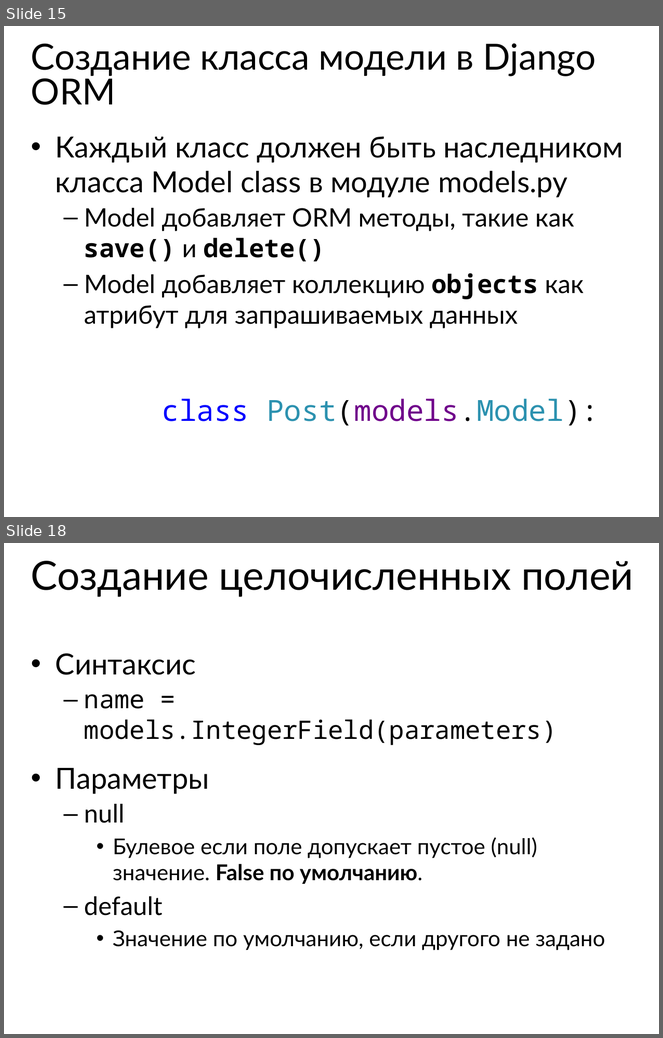
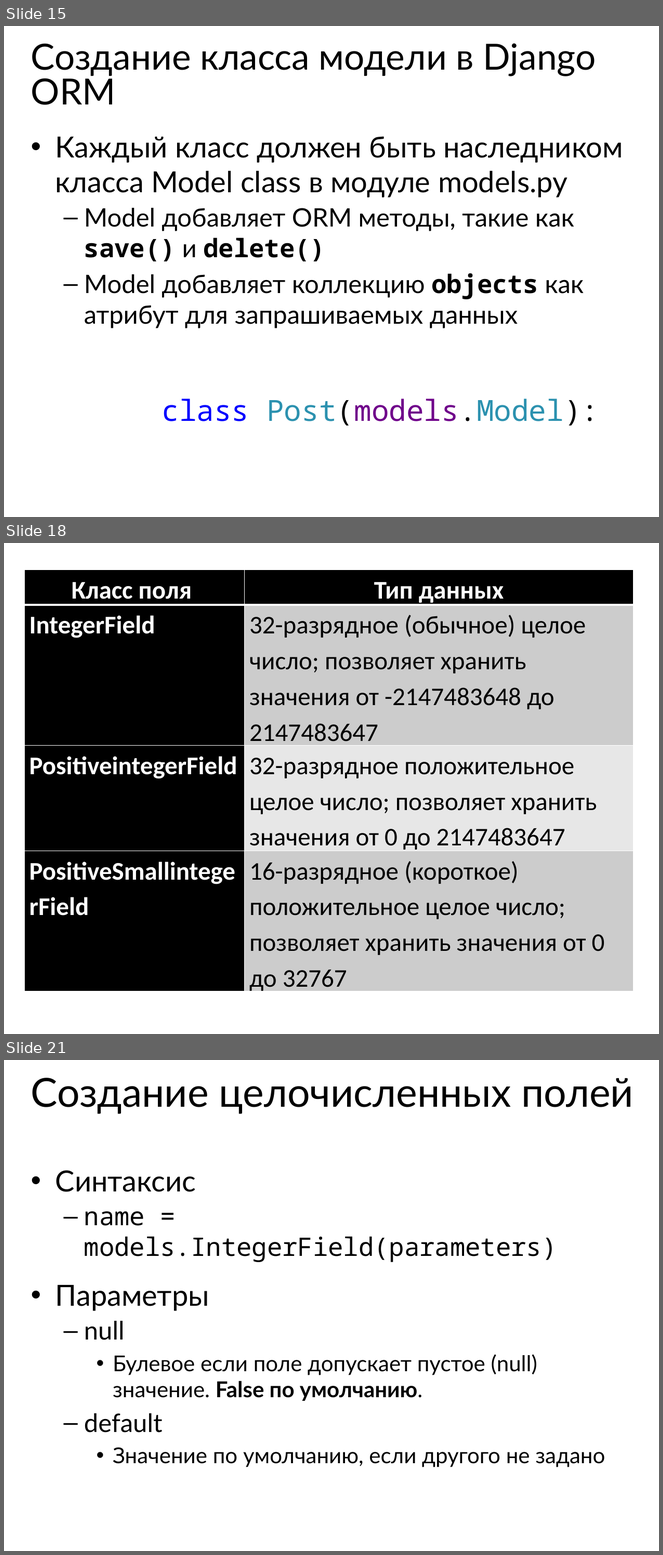
Before and after one commit to maxchv/LearnPython, a slide deck: week12/Models.pptx. Shown one above the other, each under a label of ours: slides 15 and 18 before the commit, slides 15, 18 and 21 after it; the slides between them are not shown. The pictures are 663x1038 and 663x1555 pixels, drawn with LibreOffice and Linux fonts; fonts in the diff are those of the drawing. Boxes give left, top, right and bottom in pixels: in the first picture for what was removed or moved away, otherwise in the second. Text is boxed around its words. In the diff, an @@ line names an element or a change of style, - is before the commit and + after.

```diff
--- a/week12/Models.pptx
+++ b/week12/Models.pptx
@@ slide 18 added at (x1=4, y1=543, x2=659, y2=1034), background #FFFFFF @@
@@ table added at (x1=24, y1=570, x2=633, y2=995), 4 rows, 2 columns @@
+Класс поля | Тип данных
+IntegerField | 32-разрядное (обычное) целое число; позволяет хранить значения от -2147483648 до 2147483647
+PositiveintegerField | 32-разрядное положительное целое число; позволяет хранить значения от 0 до 2147483647
+PositiveSmallintegerField | 16-разрядное (короткое) положительное целое число; позволяет хранить значения от 0 до 32767
@@ what was slide 18 is now slide 21 @@
```
Also in this commit, not shown: 6 slides changed, 16 other slides added.
